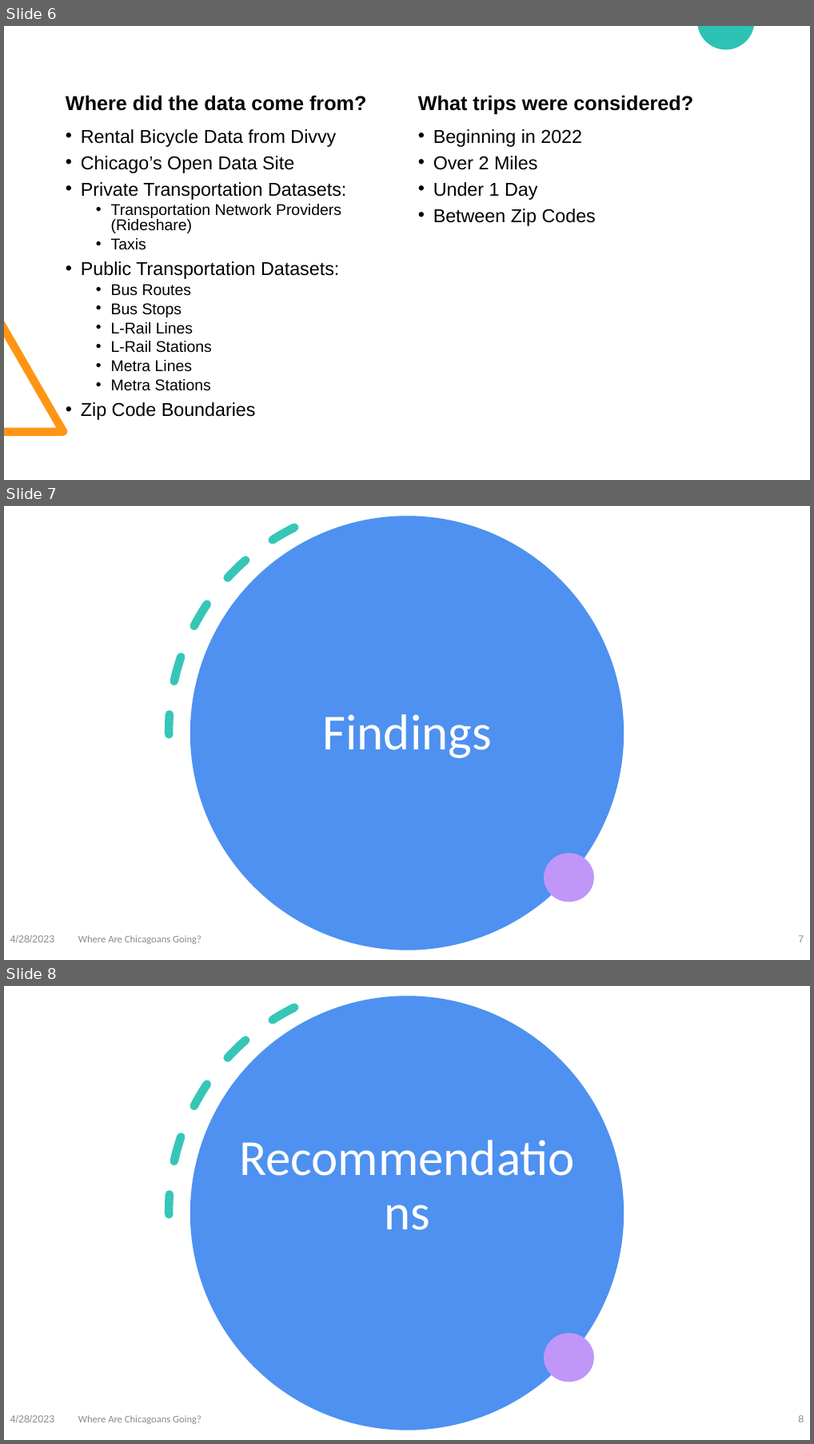
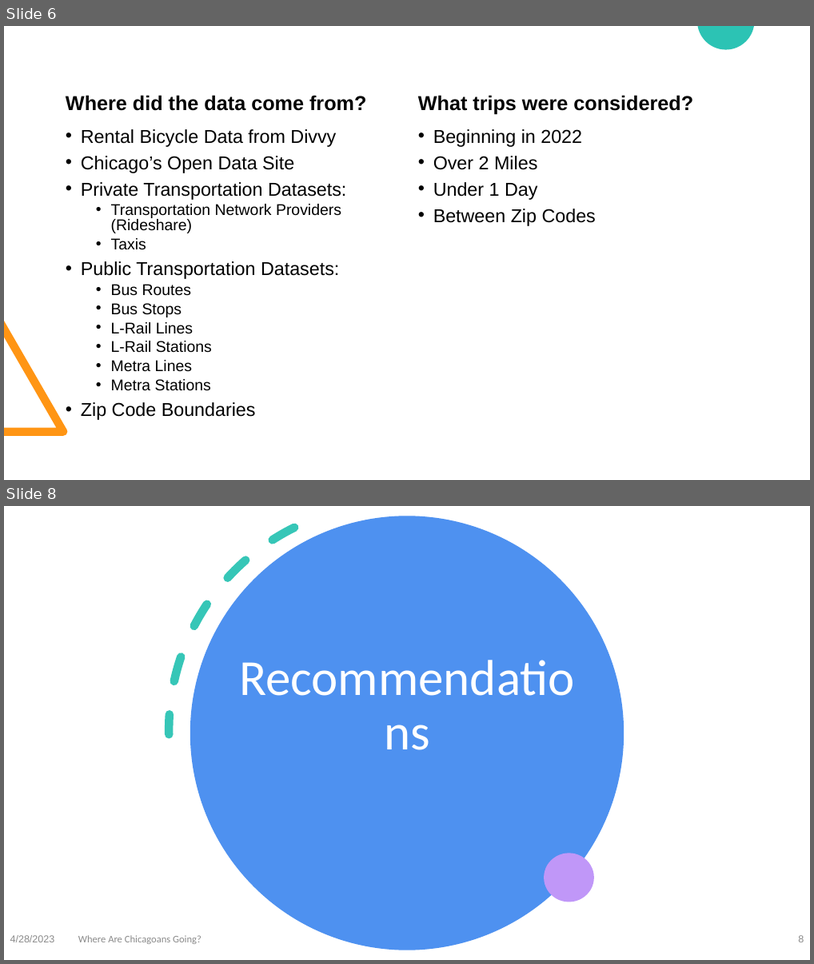
Before and after one commit to diarra-fall/diarra_capstone, a slide deck: Capstone Presentation.pptx. Shown one above the other, each under a label of ours: slides 6, 7 and 8 before the commit, slides 6 and 8 after it; the slides between them are not shown. The pictures are 814x1444 and 814x964 pixels, drawn with LibreOffice and Linux fonts; fonts in the diff are those of the drawing. Boxes give left, top, right and bottom in pixels: in the first picture for what was removed or moved away, otherwise in the second. Text is boxed around its words. In the diff, an @@ line names an element or a change of style, - is before the commit and + after.

Commit message:
final presentation

```diff
--- a/Capstone Presentation.pptx
+++ b/Capstone Presentation.pptx
@@ slide 7 removed at (4, 506, 810, 960), background #FFFFFF; not listed: 3 template elements that a slide beside it also shows @@
@@ title removed at (323, 714, 492, 758) @@
-Findings
@@ text removed at (10, 935, 55, 942) @@
-4/28/2023
@@ text removed at (78, 935, 202, 944) @@
-Where Are Chicagoans Going?
@@ page number removed at (798, 935, 804, 942) @@
-7
```
Also in this commit, not shown: 1 slide added, 1 other file.
